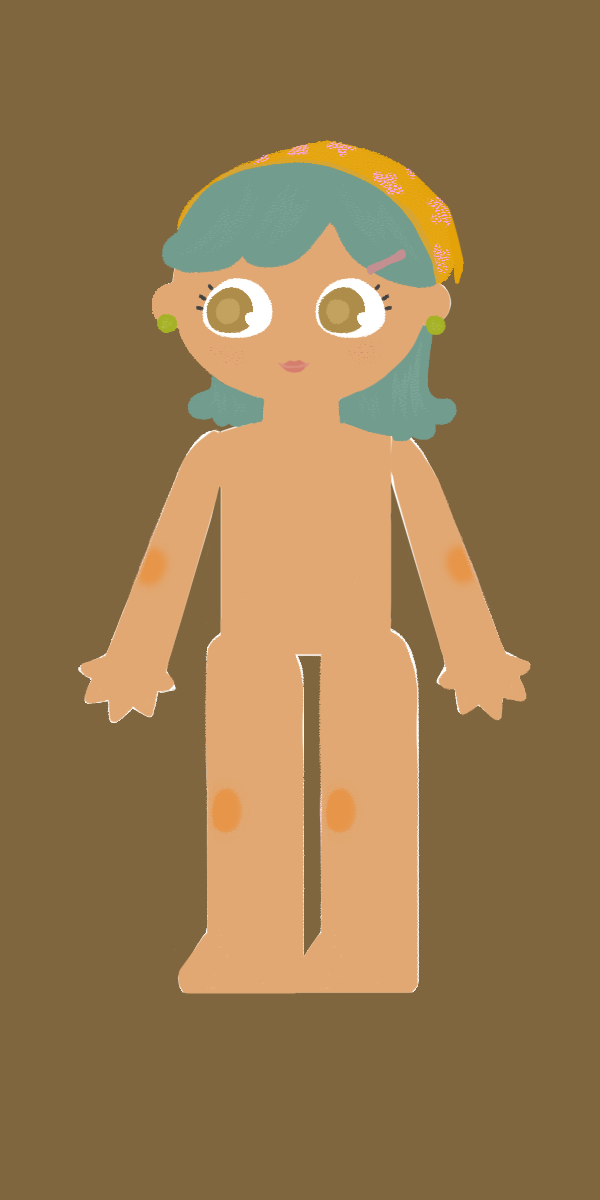
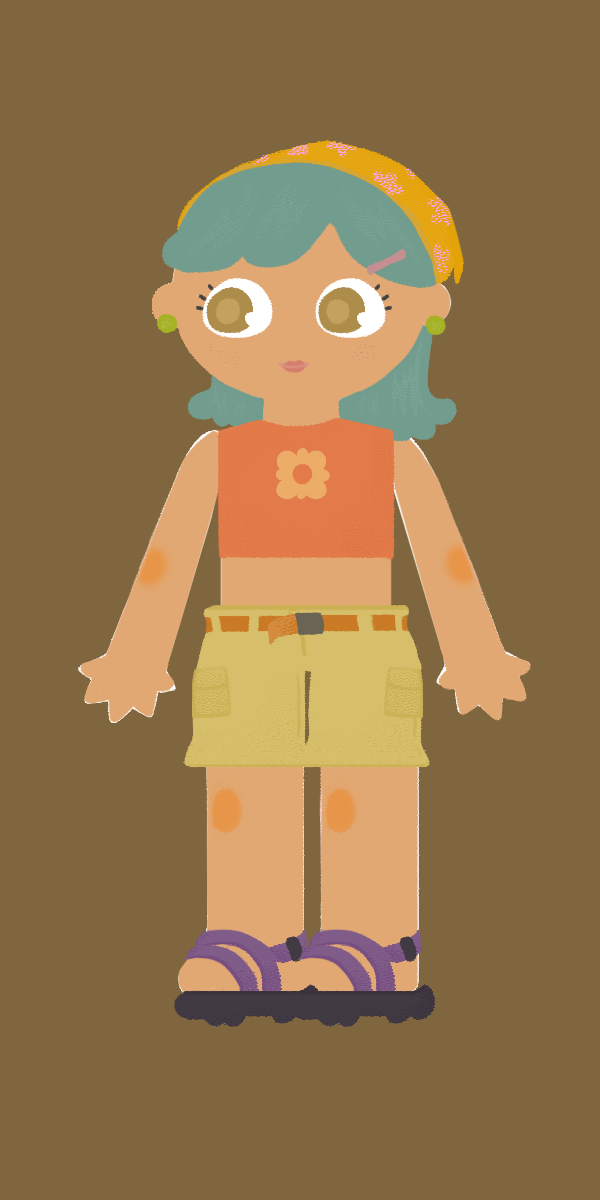
The second 600px x 1200px image is a revision of the first. Changes to its layers:
added layer "Hiking_Sandal_R" in group "Daisy (Ricki's GF)" over [288, 929, 435, 1027]
added layer "Hiking_Sandal_L" in group "Daisy (Ricki's GF)" over [174, 929, 321, 1027]
added layer "Cargo_R_Leg" in group "Daisy (Ricki's GF)" over [299, 645, 430, 768]
added layer "Cargo_L_Leg" in group "Daisy (Ricki's GF)" over [183, 645, 314, 768]
added layer "Cargo_Crotch" in group "Daisy (Ricki's GF)" over [198, 605, 421, 672]
added layer "Daisy_Torso" in group "Daisy (Ricki's GF)" over [191, 418, 395, 760]
